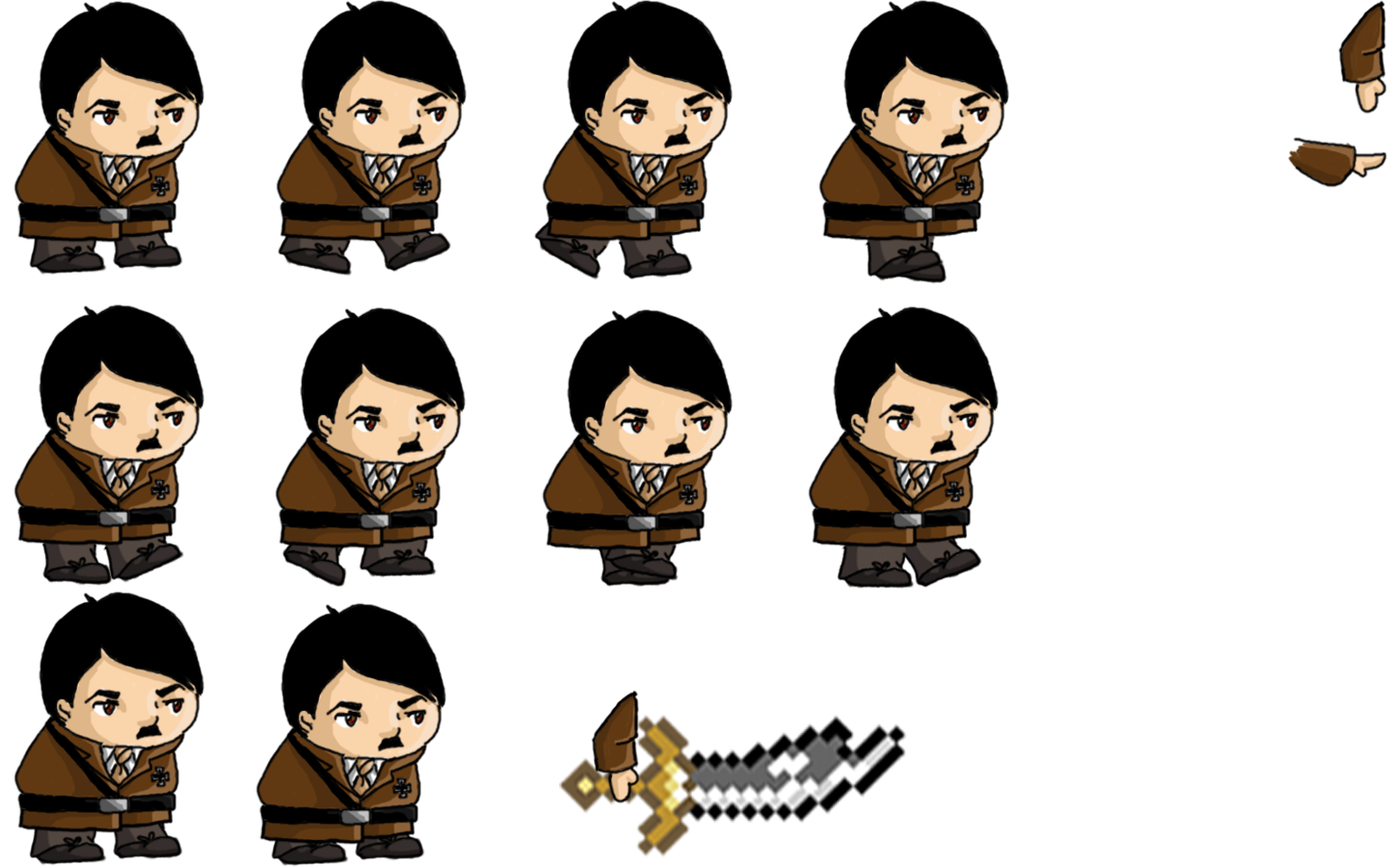
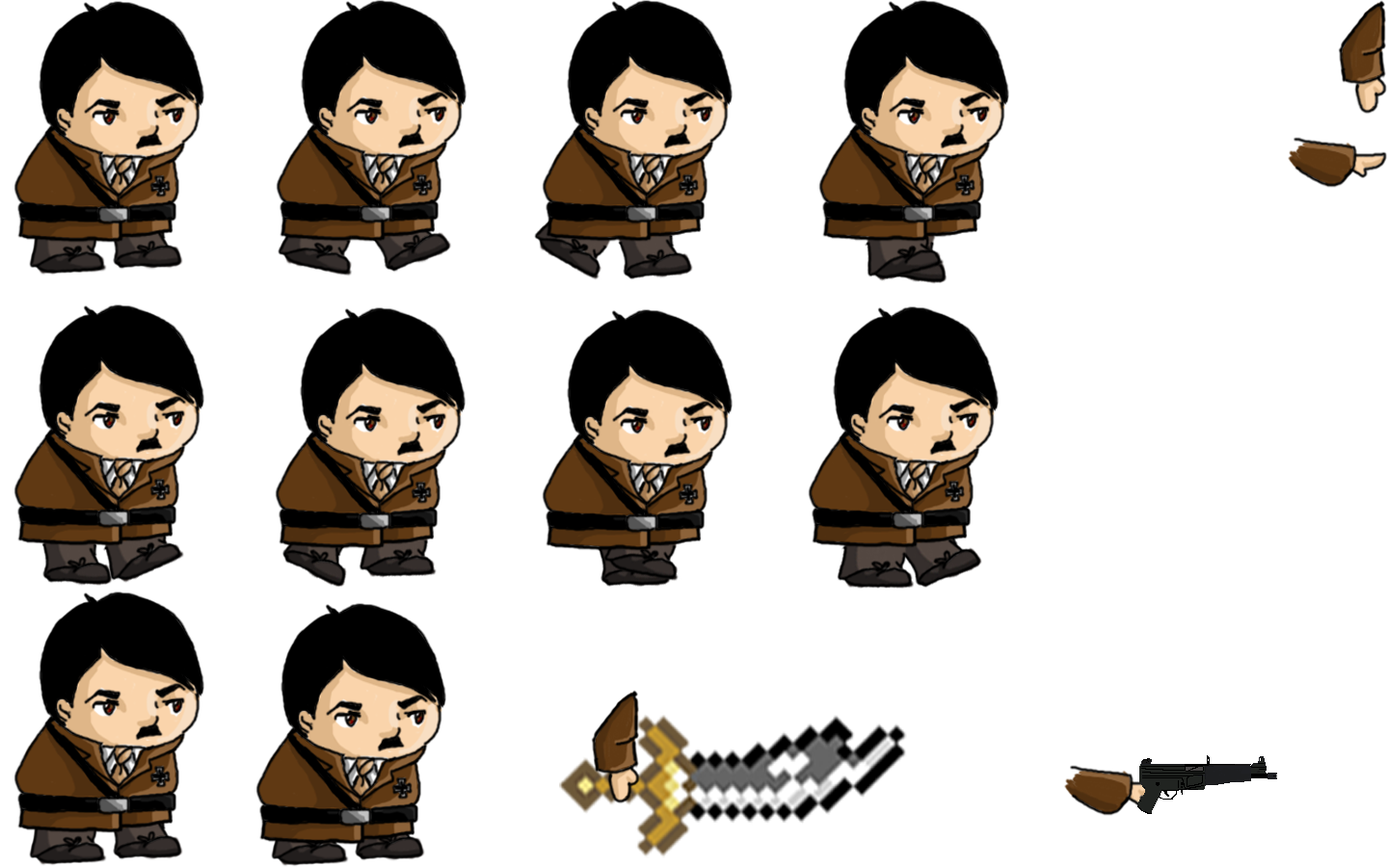
Revision of a layered 1388 x 867 image; what changed, layer by layer:
added layer "Layer 11" above "Layer 10" over [1137, 755, 1277, 815]
added layer "Layer 12" above "Layer 0" over [1063, 765, 1165, 817]
